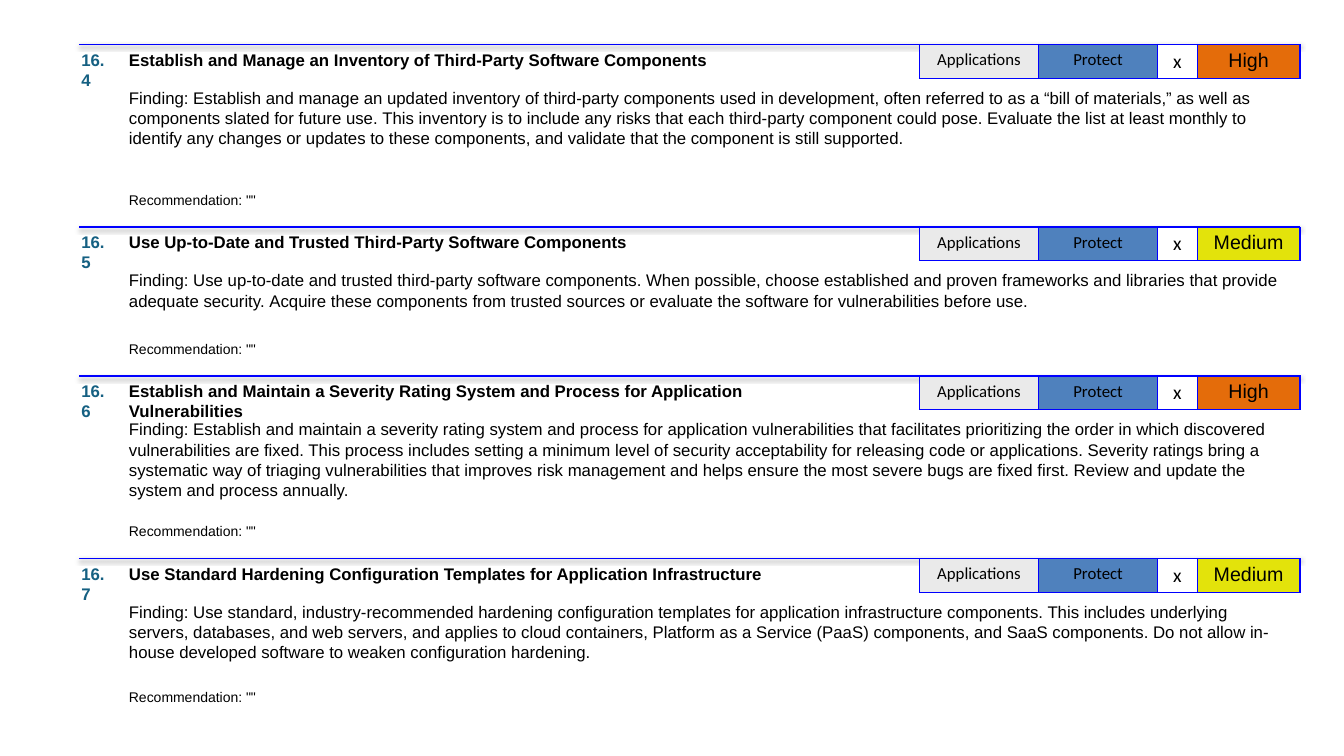
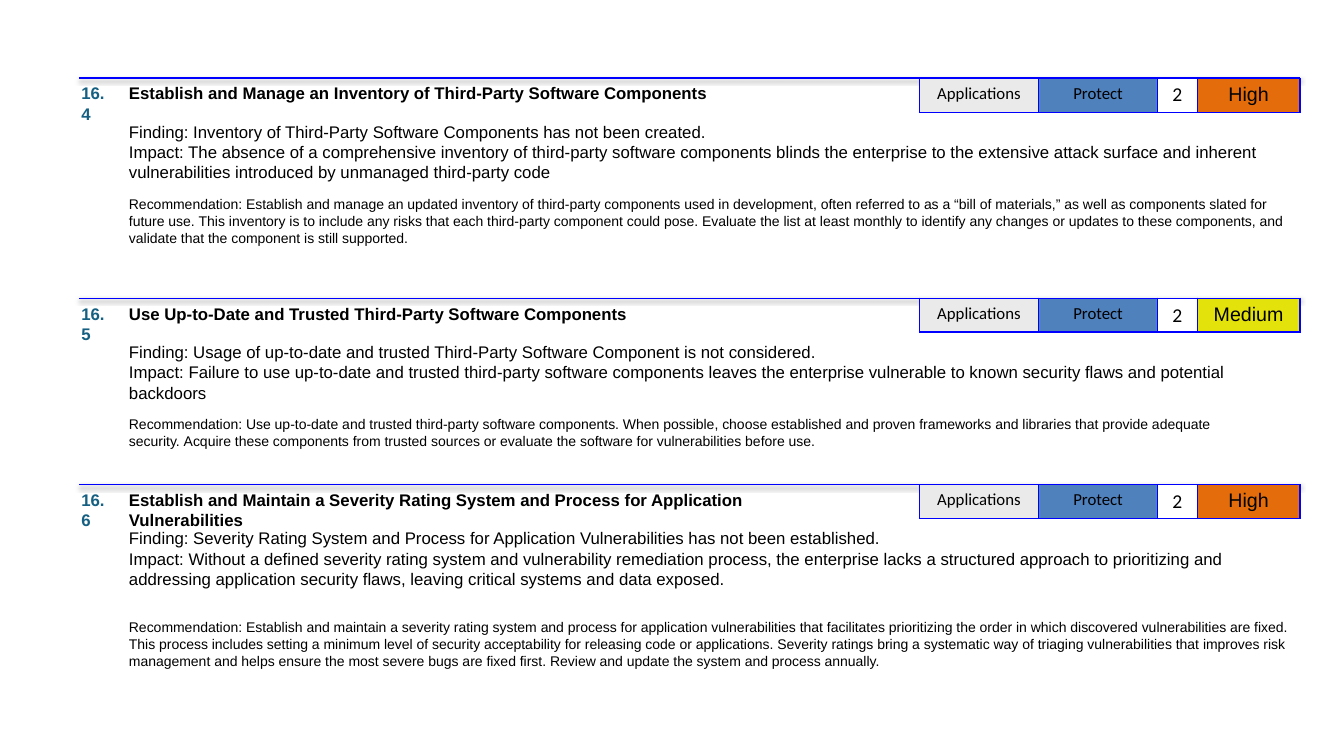
Before and after one commit to lablanco/PowerPointAutomation, a slide deck: slide 42 of ppts/0001_SUMMARY.pptx (slide 37 before the commit). Drawn at 1344x756 pixels with LibreOffice and Linux fonts; fonts in the diff are those of the drawing. Boxes give left, top, right and bottom in pixels: in the first picture for what was removed or moved away, otherwise in the second. Text is boxed around its words. In the diff, an @@ line names an element or a change of style, - is before the commit and + after.

```diff
--- a/ppts/0001_SUMMARY.pptx
+++ b/ppts/0001_SUMMARY.pptx
@@ 2 texts, 1 table, 1 line: place and size @@
-2 texts, 1 table, 1 line at bbox=[80, 44, 1301, 86]
+2 texts, 1 table, 1 line at bbox=[80, 79, 1301, 120]
@@ table at bbox=[920, 79, 1300, 110] @@
-row 1, column 3: x
+row 1, column 3: 2
@@ text added at bbox=[129, 126, 706, 142], 12 pt, text #000000 @@
+Finding: Inventory of Third-Party Software Components has not been created.
@@ text added at bbox=[129, 146, 1257, 182], 12 pt, text #000000 @@
+Impact: The absence of a comprehensive inventory of third-party software components blinds the enterprise to the extensive attack surface and inherent vulnerabilities introduced by unmanaged third-party code
@@ text at bbox=[129, 199, 1283, 246]: text changed; size 12 to 10 pt @@
-Finding: Establish and manage an updated inventory of third-party components used in development, often referred to as a “bill of materials,” as well as components slated for future use. This inventory is to include any risks that each third-party component could pose. Evaluate the list at least monthly to identify any changes or updates to these components, and validate that the component is still supported.
+Recommendation: Establish and manage an updated inventory of third-party components used in development, often referred to as a “bill of materials,” as well as components slated for future use. This inventory is to include any risks that each third-party component could pose. Evaluate the list at least monthly to identify any changes or updates to these components, and validate that the component is still supported.
@@ text removed at bbox=[129, 195, 242, 205] @@
-Recommendation: ""
@@ 2 texts, 1 table, 1 line: place and size @@
-2 texts, 1 table, 1 line at bbox=[80, 227, 1301, 268]
+2 texts, 1 table, 1 line at bbox=[80, 298, 1301, 340]
@@ table at bbox=[920, 298, 1300, 330] @@
-row 1, column 3: x
+row 1, column 3: 2
@@ text removed at bbox=[129, 344, 242, 354] @@
-Recommendation: ""
@@ text added at bbox=[129, 346, 816, 362], 12 pt, text #000000 @@
+Finding: Usage of up-to-date and trusted Third-Party Software Component is not considered.
@@ line removed from (80, 376) to (1301, 376) @@
@@ text added at bbox=[129, 366, 1224, 399], 12 pt, text #000000 @@
+Impact: Failure to use up-to-date and trusted third-party software components leaves the enterprise vulnerable to known security flaws and potential backdoors
@@ text at bbox=[129, 419, 1210, 449]: text changed; size 12 to 10 pt @@
-Finding: Use up-to-date and trusted third-party software components. When possible, choose established and proven frameworks and libraries that provide adequate security. Acquire these components from trusted sources or evaluate the software for vulnerabilities before use.
+Recommendation: Use up-to-date and trusted third-party software components. When possible, choose established and proven frameworks and libraries that provide adequate security. Acquire these components from trusted sources or evaluate the software for vulnerabilities before use.
@@ line moved from (80, 559) - (1301, 559) to (80, 485) - (1301, 485) @@
@@ 2 texts, 1 table: place and size @@
-2 texts, 1 table at bbox=[81, 376, 1300, 417]
+2 texts, 1 table at bbox=[81, 485, 1300, 526]
@@ table at bbox=[920, 485, 1300, 516] @@
-row 1, column 3: x
+row 1, column 3: 2
@@ text removed at bbox=[129, 526, 242, 536] @@
-Recommendation: ""
@@ text added at bbox=[129, 532, 879, 548], 12 pt, text #000000 @@
+Finding: Severity Rating System and Process for Application Vulnerabilities has not been established.
@@ text removed at bbox=[81, 568, 104, 600] @@
-16.7
@@ text removed at bbox=[129, 568, 761, 584] @@
-Use Standard Hardening Configuration Templates for Application Infrastructure
@@ text added at bbox=[129, 553, 1222, 589], 12 pt, text #000000 @@
+Impact: Without a defined severity rating system and vulnerability remediation process, the enterprise lacks a structured approach to prioritizing and addressing application security flaws, leaving critical systems and data exposed.
@@ table removed at bbox=[920, 559, 1300, 590], 1 rows, 4 columns @@
-Applications | Protect | x | Medium
@@ text at bbox=[129, 622, 1287, 669]: text changed; size 12 to 10 pt @@
-Finding: Establish and maintain a severity rating system and process for application vulnerabilities that facilitates prioritizing the order in which discovered vulnerabilities are fixed. This process includes setting a minimum level of security acceptability for releasing code or applications. Severity ratings bring a systematic way of triaging vulnerabilities that improves risk management and helps ensure the most severe bugs are fixed first. Review and update the system and process annually.
+Recommendation: Establish and maintain a severity rating system and process for application vulnerabilities that facilitates prioritizing the order in which discovered vulnerabilities are fixed. This process includes setting a minimum level of security acceptability for releasing code or applications. Severity ratings bring a systematic way of triaging vulnerabilities that improves risk management and helps ensure the most severe bugs are fixed first. Review and update the system and process annually.
@@ text removed at bbox=[129, 606, 1269, 662] @@
-Finding: Use standard, industry-recommended hardening configuration templates for application infrastructure components. This includes underlying servers, databases, and web servers, and applies to cloud containers, Platform as a Service (PaaS) components, and SaaS components. Do not allow in-house developed software to weaken configuration hardening.
@@ text removed at bbox=[129, 692, 242, 702] @@
-Recommendation: ""
```
Also in this commit, not shown: 38 other slides changed, 10 slides added, 4 slides removed, 4 other files.
